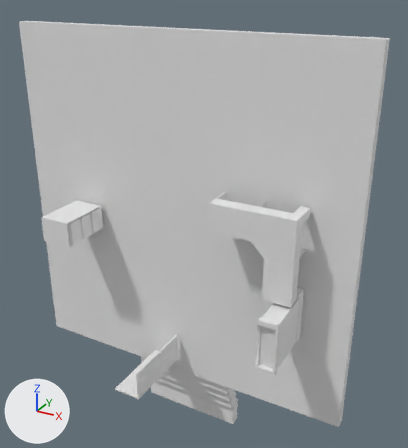
Before and after pictures for a commit that changed the COLLADA model move_itomp/meshes/merged_all_door_opened.dae.
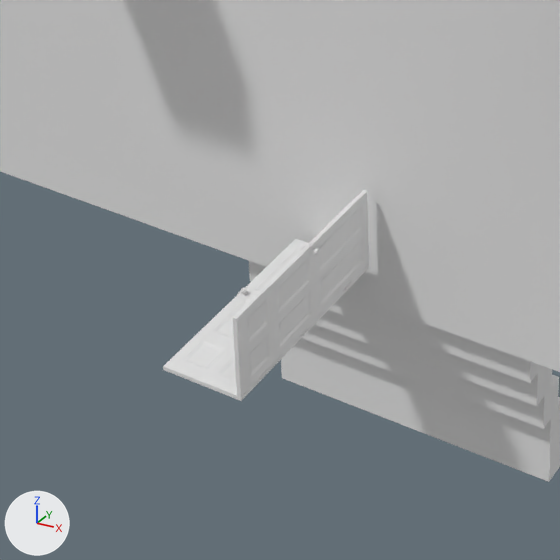
There are two pictures of each version: one whole from a 50 mm lens placed at (9.61, -15.37, 13.59), pointed at (0.93, 0.41, 5.7), one close up on the part from 16% to 58% of the width and 62% to 100% of the height. Arrows for +X, +Y and +Z are at lower left; the lights stay in place.

In view in the first close-up: 'node'.
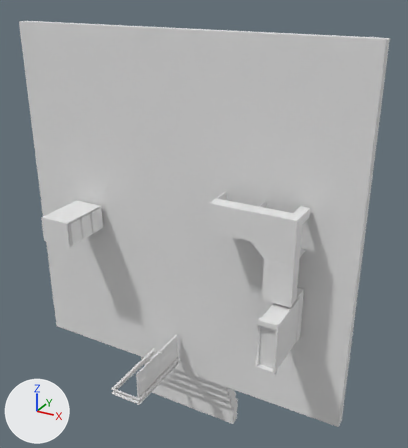
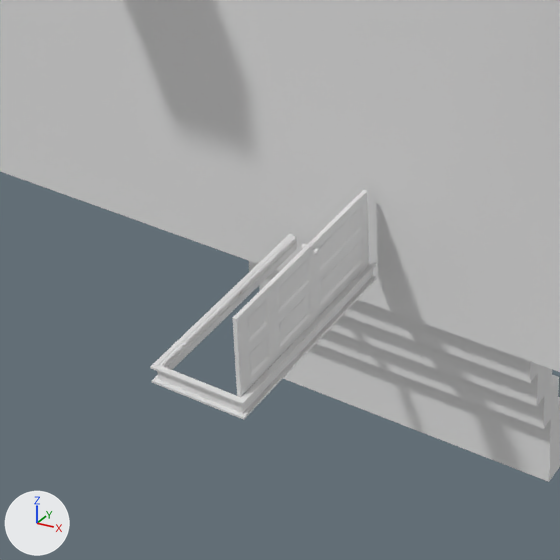
Commit message: door opening - updates

Pixel boxes (x1, y1, x2, y2) of what changed, in the close-ups (560 x 560 px):
part 1 of me_shape0, deleted
    before: (241, 282, 353, 379)
part 2 of me_shape0, cut back
    before: (163, 239, 369, 401)
    after: (150, 234, 377, 420)

The change, as a diff of the scene's bpy script:
```diff
--- a/move_itomp/meshes/merged_all_door_opened.dae.py
+++ b/move_itomp/meshes/merged_all_door_opened.dae.py
@@ me_shape0 @@
 # used by ob_node; location = (0.0, 0.0, 0.0)
-me_shape0.from_pydata(...)  # 8853 vertices, 16055 faces; spans x -6.4..6.4, y -2.7..1.3, z -3.2..12.1
+me_shape0.from_pydata(...)  # 4873 vertices, 8981 faces; spans x -6.4..6.4, y -2.8..1.3, z -3.2..12.1
+# me_shape0 part 1: 30 loose pieces with 3473 vertices, spanning x -1.0..0.0, y -2.3..-0.4, z -0.1..0.1, are deleted
+# me_shape0 part 2: 16 vertices moved within x -1.1..0.0, y -2.7..0.0, z -0.1..0.0; 603 vertices removed from x -1.0..0.0, y -2.7..0.0, z -0.1..0.0; 96 vertices added at x -1.1..0.1, y -2.8..0.0, z -0.2..0.0
```
